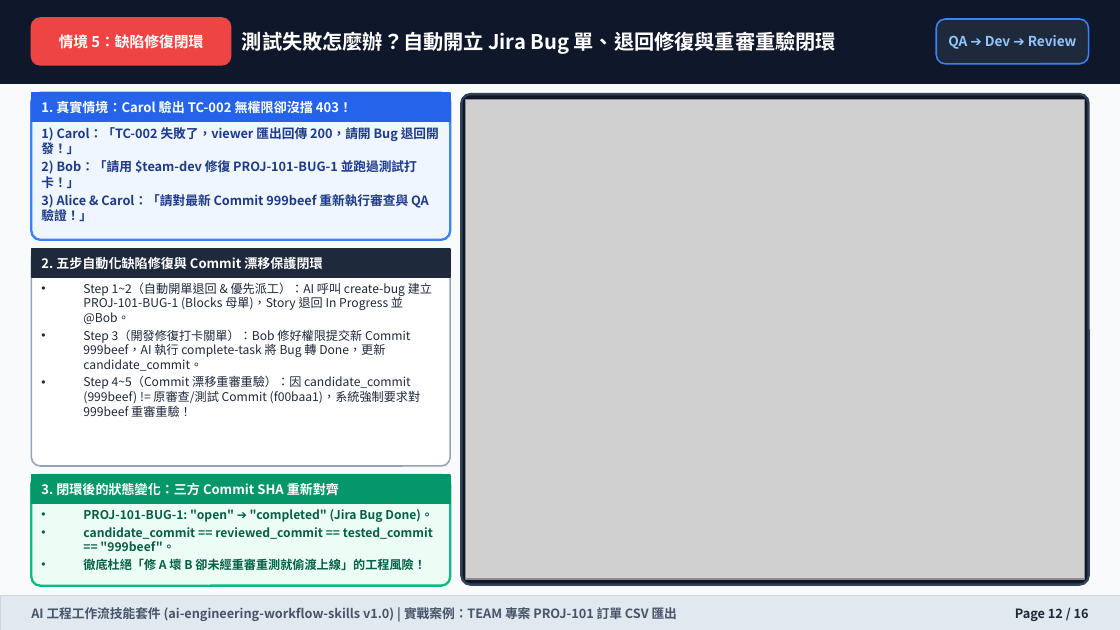
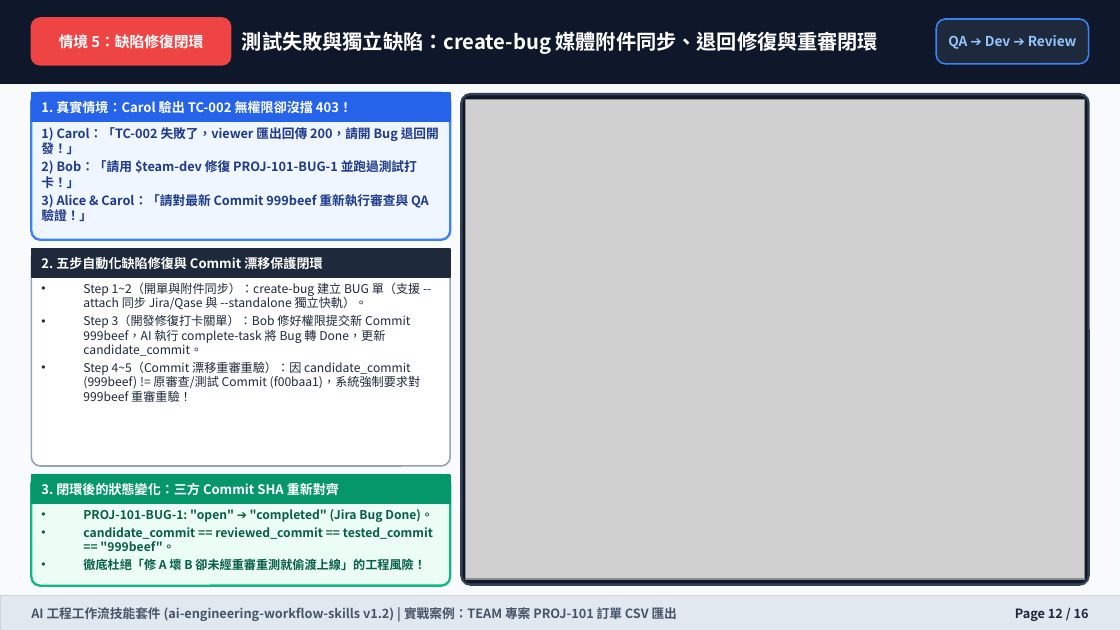
Before and after one commit to wilsonliu123/ai-engineering-workflow-skills, a slide deck: slide 12 of docs/training-manual.pptx. Drawn at 1120x630 pixels with LibreOffice and Linux fonts; fonts in the diff are those of the drawing; grey boxes stand for pictures. Boxes give left, top, right and bottom in pixels: in the first picture for what was removed or moved away, otherwise in the second. Text is boxed around its words. In the diff, an @@ line names an element or a change of style, - is before the commit and + after.

Commit message:
docs: update changelog, README, and training manuals for v1.2.0
- Record v1.1.0 and v1.2.0 release milestones in CHANGELOG.md to capture
  multi-member role pools, bidirectional Jira reconciliation, Qase and
  media sync, QA report mode, living HTML manuals, and run-workflow.
- Refresh README.md and all training manual deliverables (MD, HTML, PDF,
  DOCX, PPTX) so onboarding and operational guides match current v1.2
  skill modes, CLI flags, and governance rules.

```diff
--- a/docs/training-manual.pptx
+++ b/docs/training-manual.pptx
@@ text at (242, 31, 879, 54): text changed @@
-測試失敗怎麼辦？自動開立 Jira Bug 單、退回修復與重審重驗閉環
+測試失敗與獨立缺陷：create-bug 媒體附件同步、退回修復與重審閉環
@@ text at (83, 283, 420, 310): text changed @@
-• Step 1~2（自動開單退回 & 優先派工）：AI 呼叫 create-bug 建立 PROJ-101-BUG-1 (Blocks 母單)，Story 退回 In Progress 並 @Bob。
+• Step 1~2（開單與附件同步）：create-bug 建立 BUG 單（支援 --attach 同步 Jira/Qase 與 --standalone 獨立快軌）。
@@ text at (31, 604, 677, 621): text changed @@
-AI 工程工作流技能套件 (ai-engineering-workflow-skills v1.0) | 實戰案例：TEAM 專案 PROJ-101 訂單 CSV 匯出
+AI 工程工作流技能套件 (ai-engineering-workflow-skills v1.2) | 實戰案例：TEAM 專案 PROJ-101 訂單 CSV 匯出
```
Also in this commit, not shown: 15 other slides changed, 6 other files.
